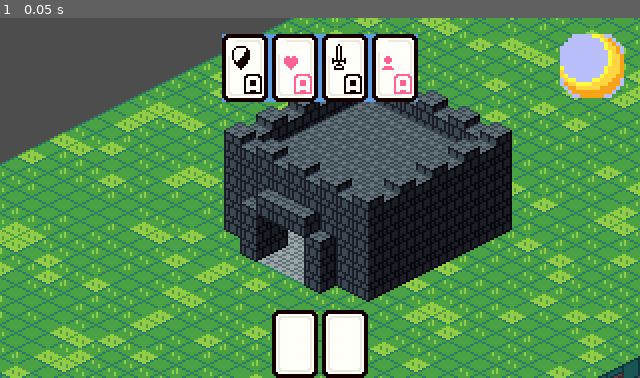
Above: before the commit, frame 1.
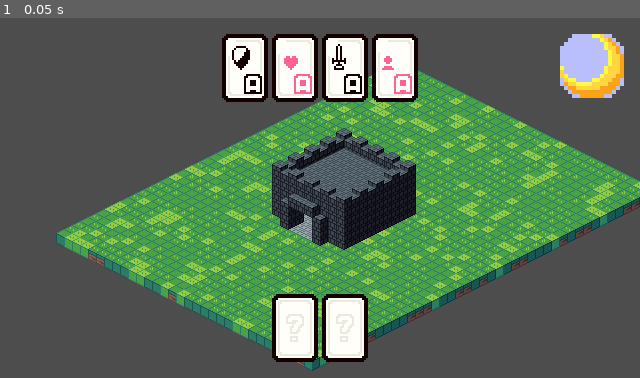
Above: after the commit, the same moment.

Repository: Lucas-Inacioo/castle-cards
Game: Godot game, scene res://scenes/main.tscn
Two runs of this game, one before a commit and one after it. Both use one fixed random seed, a clock stepped at 60 frames per second and the inputs below.
Inputs:
- Up to frame 1 (0.05 s): no input

The runs differ from the first frame. In frame 1, 71% of the frame differs, in the area x 0-100%, y 0-100%.

Commit message:
Refactor asset paths and add card drag-drop logic
Moved all art assets from 'arts/' to 'assets/' and updated references in scenes and import files. Added new scripts for card instance and card slot to support drag-and-drop card selection, and introduced a GameData singleton for card and slot types. Updated camera movement logic for pixel-perfect zoom and adjusted main scene UI to use new card scripts.

Diff:
--- a/arts/blocks.tres
+++ b/assets/blocks.tres
@@ -1,6 +1,6 @@
 [gd_resource type="AtlasTexture" load_steps=2 format=3 uid="uid://cbqmfg4bv8leq"]
 
-[ext_resource type="Texture2D" uid="uid://cg2ajiqmkqwh6" path="res://arts/tinyBlocks_NOiL.png" id="1_n8hmq"]
+[ext_resource type="Texture2D" uid="uid://cg2ajiqmkqwh6" path="res://assets/tinyBlocks_NOiL.png" id="1_n8hmq"]
 
 [resource]
 atlas = ExtResource("1_n8hmq")
--- a/project.godot
+++ b/project.godot
@@ -15,6 +15,10 @@
 config/features=PackedStringArray("4.5", "Forward Plus")
 config/icon="res://icon.svg"
 
+[autoload]
+
+GameData="*res://scripts/game_data.gd"
+
 [display]
 
 window/size/viewport_width=640
--- a/scenes/main.tscn
+++ b/scenes/main.tscn
@@ -1,11 +1,13 @@
-[gd_scene load_steps=16 format=4 uid="uid://cesq67uqhe7y4"]
+[gd_scene load_steps=17 format=4 uid="uid://cesq67uqhe7y4"]
 
 [ext_resource type="Script" uid="uid://j26ihxg5u3dv" path="res://scripts/main.gd" id="1_ig7tw"]
-[ext_resource type="Texture2D" uid="uid://cbqmfg4bv8leq" path="res://arts/blocks.tres" id="2_0wfyh"]
-[ext_resource type="Script" uid="uid://cugpe7opfkil7" path="res://scenes/camera_movement.gd" id="2_jyhfs"]
+[ext_resource type="Texture2D" uid="uid://cbqmfg4bv8leq" path="res://assets/blocks.tres" id="2_0wfyh"]
+[ext_resource type="Script" uid="uid://dy25e6tep5878" path="res://scripts/camera_movement.gd" id="2_o6xl0"]
 [ext_resource type="PackedScene" uid="uid://c3eqr8wutwr6t" path="res://scenes/player_castle.tscn" id="5_tbgi4"]
-[ext_resource type="Texture2D" uid="uid://pfr2n6jbno3r" path="res://arts/Cards.png" id="5_tefeu"]
-[ext_resource type="Texture2D" uid="uid://cmqdmrted7qy2" path="res://arts/Moon.png" id="6_tefeu"]
+[ext_resource type="Texture2D" uid="uid://pfr2n6jbno3r" path="res://assets/Cards.png" id="5_tefeu"]
+[ext_resource type="Texture2D" uid="uid://cmqdmrted7qy2" path="res://assets/Moon.png" id="6_tefeu"]
+[ext_resource type="Script" uid="uid://cdlaxu23bgm8" path="res://scripts/card_instance.gd" id="6_tipki"]
+[ext_resource type="Script" uid="uid://y2m66dbeexww" path="res://scripts/card_slot.gd" id="8_tipki"]
 
 [sub_resource type="TileSetAtlasSource" id="TileSetAtlasSource_sugp2"]
 texture = ExtResource("2_0wfyh")
@@ -108,9 +110,6 @@
 tile_size = Vector2i(16, 8)
 sources/0 = SubResource("TileSetAtlasSource_sugp2")
 
-[sub_resource type="StyleBoxFlat" id="StyleBoxFlat_tefeu"]
-bg_color = Color(0.36862746, 0.6156863, 0.88235295, 1)
-
 [sub_resource type="AtlasTexture" id="AtlasTexture_o6xl0"]
 atlas = ExtResource("5_tefeu")
 region = Rect2(1, 1, 23, 34)
@@ -129,18 +128,17 @@
 
 [sub_resource type="AtlasTexture" id="AtlasTexture_tefeu"]
 atlas = ExtResource("5_tefeu")
-region = Rect2(351, 1, 23, 34)
+region = Rect2(351, 37, 23, 34)
 
 [sub_resource type="AtlasTexture" id="AtlasTexture_ya4ey"]
 atlas = ExtResource("5_tefeu")
-region = Rect2(351, 1, 23, 34)
+region = Rect2(351, 37, 23, 34)
 
 [node name="Main" type="Node2D"]
 script = ExtResource("1_ig7tw")
 
 [node name="Camera2D" type="Camera2D" parent="."]
-zoom = Vector2(2, 2)
-script = ExtResource("2_jyhfs")
+script = ExtResource("2_o6xl0")
 
 [node name="TileSet" type="Node2D" parent="."]
 
@@ -181,37 +179,40 @@
 layout_mode = 2
 size_flags_horizontal = 3
 
-[node name="PanelContainer" type="PanelContainer" parent="UI/Control/CardsContainer/CenterContainer"]
-layout_mode = 2
-theme_override_styles/panel = SubResource("StyleBoxFlat_tefeu")
-
-[node name="HboxContainer" type="HBoxContainer" parent="UI/Control/CardsContainer/CenterContainer/PanelContainer"]
-layout_mode = 2
-size_flags_horizontal = 6
-
-[node name="Card1" type="TextureRect" parent="UI/Control/CardsContainer/CenterContainer/PanelContainer/HboxContainer"]
+[node name="CardsAvailable" type="HBoxContainer" parent="UI/Control/CardsContainer/CenterContainer"]
+layout_mode = 2
+size_flags_horizontal = 6
+
+[node name="ShieldCard" type="TextureRect" parent="UI/Control/CardsContainer/CenterContainer/CardsAvailable"]
 custom_minimum_size = Vector2(46, 68)
 layout_mode = 2
 texture = SubResource("AtlasTexture_o6xl0")
 expand_mode = 1
-
-[node name="Card2" type="TextureRect" parent="UI/Control/CardsContainer/CenterContainer/PanelContainer/HboxContainer"]
+script = ExtResource("6_tipki")
+card_type = 1
+
+[node name="HeartsCard" type="TextureRect" parent="UI/Control/CardsContainer/CenterContainer/CardsAvailable"]
 custom_minimum_size = Vector2(46, 68)
 layout_mode = 2
 texture = SubResource("AtlasTexture_tipki")
 expand_mode = 1
-
-[node name="Card3" type="TextureRect" parent="UI/Control/CardsContainer/CenterContainer/PanelContainer/HboxContainer"]
+script = ExtResource("6_tipki")
+card_type = 2
+
+[node name="SwordCard" type="TextureRect" parent="UI/Control/CardsContainer/CenterContainer/CardsAvailable"]
 custom_minimum_size = Vector2(46, 68)
 layout_mode = 2
 texture = SubResource("AtlasTexture_85g3d")
 expand_mode = 1
-
-[node name="Card4" type="TextureRect" parent="UI/Control/CardsContainer/CenterContainer/PanelContainer/HboxContainer"]
+script = ExtResource("6_tipki")
+
+[node name="PersonCard" type="TextureRect" parent="UI/Control/CardsContainer/CenterContainer/CardsAvailable"]
 custom_minimum_size = Vector2(46, 68)
 layout_mode = 2
 texture = SubResource("AtlasTexture_choun")
 expand_mode = 1
+script = ExtResource("6_tipki")
+card_type = 3
 
 [node name="MoonContainer" type="MarginContainer" parent="UI/Control"]
 layout_mode = 1
@@ -243,6 +244,7 @@
 grow_horizontal = 2
 grow_vertical = 0
 size_flags_horizontal = 6
+theme_override_constants/margin_bottom = 16
 
 [node name="CenterContainer" type="CenterContainer" parent="UI/Control/SlotsContainer"]
 custom_minimum_size = Vector2(640, 0)
@@ -258,9 +260,12 @@
 layout_mode = 2
 texture = SubResource("AtlasTexture_tefeu")
 expand_mode = 1
+script = ExtResource("8_tipki")
 
 [node name="CardSlotUpgrade" type="TextureRect" parent="UI/Control/SlotsContainer/CenterContainer/HboxContainer"]
 custom_minimum_size = Vector2(46, 68)
 layout_mode = 2
 texture = SubResource("AtlasTexture_ya4ey")
 expand_mode = 1
+script = ExtResource("8_tipki")
+slot_type = 1
--- a/scenes/player_castle.tscn
+++ b/scenes/player_castle.tscn
@@ -1,11 +1,11 @@
 [gd_scene load_steps=10 format=4 uid="uid://c3eqr8wutwr6t"]
 
-[ext_resource type="Texture2D" uid="uid://cbqmfg4bv8leq" path="res://arts/blocks.tres" id="1_juhgo"]
+[ext_resource type="Texture2D" uid="uid://cbqmfg4bv8leq" path="res://assets/blocks.tres" id="1_juhgo"]
 [ext_resource type="Script" uid="uid://cd7b86e5l0ahe" path="res://scripts/player_castle.gd" id="1_pq3iw"]
-[ext_resource type="Texture2D" uid="uid://lm816he2m336" path="res://arts/Shield.png" id="2_p7ca1"]
-[ext_resource type="Texture2D" uid="uid://dx40q28ygu1k5" path="res://arts/Heart.png" id="3_pq3iw"]
-[ext_resource type="Texture2D" uid="uid://gpq1387ux8bh" path="res://arts/Sword.png" id="4_h406e"]
-[ext_resource type="Texture2D" uid="uid://dus5kesdfqjot" path="res://arts/Person.png" id="5_8pjt8"]
+[ext_resource type="Texture2D" uid="uid://lm816he2m336" path="res://assets/Shield.png" id="2_p7ca1"]
+[ext_resource type="Texture2D" uid="uid://dx40q28ygu1k5" path="res://assets/Heart.png" id="3_pq3iw"]
+[ext_resource type="Texture2D" uid="uid://gpq1387ux8bh" path="res://assets/Sword.png" id="4_h406e"]
+[ext_resource type="Texture2D" uid="uid://dus5kesdfqjot" path="res://assets/Person.png" id="5_8pjt8"]
 
 [sub_resource type="TileSetAtlasSource" id="TileSetAtlasSource_gt7f7"]
 texture = ExtResource("1_juhgo")
--- a/scenes/camera_movement.gd
+++ b/scripts/camera_movement.gd
@@ -3,7 +3,7 @@
 #region Camera Constants
 const MAX_ZOOM_IN := 0.5
 const MAX_ZOOM_OUT := 3.0
-const ZOOM_STEP := 0.1
+const ZOOM_STEP := 0.4
 #endregion
 
 ## Zoom and pan the camera
@@ -11,11 +11,14 @@
 	# Zoom in and out with the mouse wheel
 	if event is InputEventMouseButton:
 		if event.button_index == MOUSE_BUTTON_WHEEL_DOWN and event.pressed:
-			zoom.x = clamp((1 - ZOOM_STEP) * zoom.x, MAX_ZOOM_IN, MAX_ZOOM_OUT)
-			zoom.y = clamp((1 - ZOOM_STEP) * zoom.y, MAX_ZOOM_IN, MAX_ZOOM_OUT)
+			# Zoom must be pixel perfect
+			zoom += Vector2(ZOOM_STEP, ZOOM_STEP)
+			if zoom.x > MAX_ZOOM_OUT:
+				zoom = Vector2(MAX_ZOOM_OUT, MAX_ZOOM_OUT)
 		elif event.button_index == MOUSE_BUTTON_WHEEL_UP and event.pressed:
-			zoom.x = clamp((1 + ZOOM_STEP) * zoom.x, MAX_ZOOM_IN, MAX_ZOOM_OUT)
-			zoom.y = clamp((1 + ZOOM_STEP) * zoom.y, MAX_ZOOM_IN, MAX_ZOOM_OUT)
+			zoom -= Vector2(ZOOM_STEP, ZOOM_STEP)
+			if zoom.x < MAX_ZOOM_IN:
+				zoom = Vector2(MAX_ZOOM_IN, MAX_ZOOM_IN)
 
 	# Pan the camera with right mouse button
 	if event is InputEventMouseMotion and Input.is_mouse_button_pressed(MOUSE_BUTTON_RIGHT):
--- /dev/null
+++ b/scripts/card_instance.gd
@@ -0,0 +1,22 @@
+extends TextureRect
+
+@export var card_type: GameData.CardType
+
+func _get_drag_data(_at_position: Vector2) -> Variant:
+  var drag_preview = TextureRect.new()
+  drag_preview.texture = texture
+  drag_preview.size = Vector2(46, 68)
+
+  # Create Control to center the preview
+  var control_node = Control.new()
+  control_node.add_child(drag_preview)
+  drag_preview.position = -drag_preview.size / 2
+
+  set_drag_preview(control_node)
+
+  var return_data = {
+	"card_type": card_type,
+	"texture": texture,
+  }
+
+  return return_data
--- /dev/null
+++ b/scripts/card_slot.gd
@@ -0,0 +1,19 @@
+extends TextureRect
+
+@export var slot_type: GameData.SlotType
+
+func _can_drop_data(_at_position: Vector2, data: Variant) -> bool:
+	if not data.has("card_type") || not data.has("texture"):
+		return false
+
+	return true
+
+func _drop_data(_at_position: Vector2, data: Variant) -> void:
+	var card_type: GameData.CardType = data["card_type"]
+	texture = data["texture"]
+
+	match slot_type:
+		GameData.SlotType.RESOURCE:
+			GameData.current_resource_card = card_type as GameData.CardType
+		GameData.SlotType.UPGRADE:
+			GameData.current_upgrade_card = card_type as GameData.CardType
--- /dev/null
+++ b/scripts/game_data.gd
@@ -0,0 +1,17 @@
+extends Node
+
+enum CardType {
+	NONE,
+	ATTACK,
+	DEFENSE,
+	HEALTH,
+	PEOPLE
+}
+
+enum SlotType {
+	RESOURCE,
+	UPGRADE,
+}
+
+var current_resource_card: GameData.CardType = GameData.CardType.NONE
+var current_upgrade_card: GameData.CardType = GameData.CardType.NONE
--- a/scripts/main.gd
+++ b/scripts/main.gd
@@ -1 +1,3 @@
 extends Node2D
+
+func _ready() -> void: 	get_window().content_scale_factor = 0.1
Renamed: arts/Blocks.aseprite -> assets/Blocks.aseprite
Renamed: arts/Blocks.png -> assets/Blocks.png
Not shown, changed: assets/Blocks.png.import
Renamed: arts/CardFrame.aseprite -> assets/CardFrame.aseprite
Renamed: arts/CardFrame.png -> assets/CardFrame.png
Not shown, changed: assets/CardFrame.png.import
Renamed: arts/Cards.png -> assets/Cards.png
Not shown, changed: assets/Cards.png.import
Renamed: arts/CuteCardsPixel.png -> assets/CuteCardsPixel.png
Not shown, changed: assets/CuteCardsPixel.png.import
Renamed: arts/Flag.aseprite -> assets/Flag.aseprite
Renamed: arts/Flag.png -> assets/Flag.png
(and 23 more such lines)
